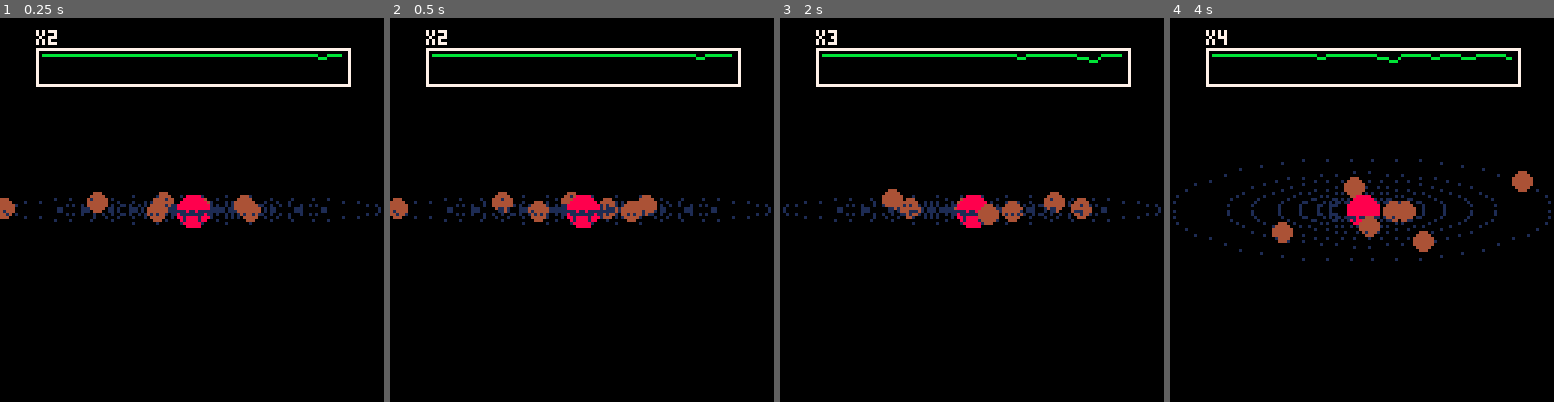
Above: before the commit, frames 1-4 (left to right).
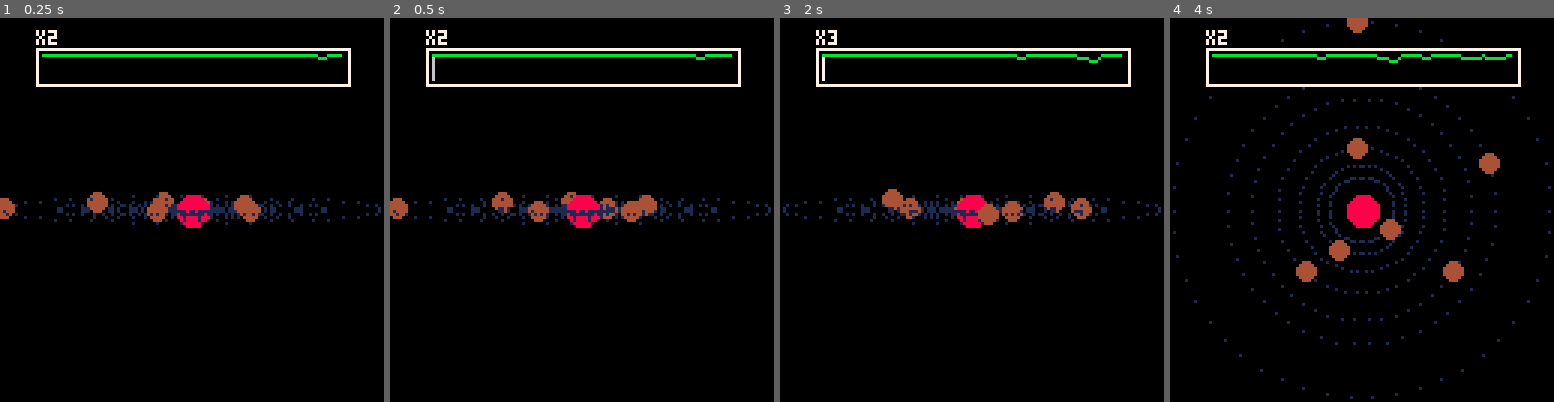
Above: after the commit, the same moments.

Repository: asophila/pico8games
Game: PICO-8 cartridge trappist.p8
Same seed, same stepped clock (60 frames per second), same inputs: the game is played once before the commit and once after it.
Inputs:
- Up to frame 1 (0.25 s): no input
- Up to frame 2 (0.5 s): tap X (X key) at 0.33 s
- Up to frame 3 (2 s): tap X (X key) at 1.07, 1.85 s; hold Right from 1.6 s (still down)
- Up to frame 4 (4 s): release Right at 2.1 s; hold Up 2.15-2.42 s; hold Right 2.47-3.03 s; tap X (X key) at 2.97 s; hold Left 3.08-3.58 s; hold Down 3.63-3.97 s

Frame 1 is identical in both runs. In frame 2, less than 0.1% of the frame differs, in the area x 10-12%, y 10-17%; in frame 3, less than 0.1%; in frame 4, 6.5%, in the area x 0-100%, y 0-100%.

Commit message:
Ruler offset

Diff:
--- a/trappist.p8
+++ b/trappist.p8
@@ -26,7 +26,8 @@
 star_radius=5
 bright=100
 bright_log={}
-
+ruler_offset=14
+ruler_gap=0
 pause=false
 
 function _init()
@@ -36,38 +37,67 @@
   end
 end
 
+function update_pause()
+ if btnp(1) then
+   ruler_offset+=1
+   if ruler_offset>100 then
+     ruler_offset=100
+   end
+ end
+ if btnp(0) then
+   ruler_offset-=1
+   if ruler_offset<14 then
+     ruler_offset=14
+   end
+ end
+ if btn(3) then
+   ruler_gap+=1
+   if ruler_offset+ruler_gap>100 then
+     ruler_gap-=1
+   end
+ end
+ if btn(2) then
+   ruler_gap-=1
+   if ruler_gap<0 then
+     ruler_gap=0
+   end
+ end
+end
+
+function update_telescope()
+ if btnp(0) then
+   speed+=1
+   if speed>9 then
+     speed=9
+   end
+ end
+ if btnp(1) then
+   speed-=1
+   if speed<1 then
+     speed=1
+   end
+ end
+ if btn(3) then
+   offy+=0.1
+   if offy>1 then
+   		offy=1
+   end
+ end
+ if btn(2) then
+   offy-=0.1
+   if offy<-1 then
+     offy=-1
+   end
+ end
+end
+
 function _update()
  if not pause then
    rtc=rtc+1
    log_bright(get_brightness())
- end
-
- if btnp(0) then
-   speed+=1
-   if speed>9 then
-     speed=9
-   end
- end
-
- if btnp(1) then
-   speed-=1
-   if speed<1 then
-     speed=1
-   end
- end
-
- if btn(3) then
-   offy+=0.1
-   if offy>1 then
-   		offy=1
-   end
- end
-
- if btn(2) then
-   offy-=0.1
-   if offy<-1 then
-     offy=-1
-   end
+   update_telescope()
+ else
+   update_pause()
  end
 
  if btnp(5) then
@@ -118,7 +148,12 @@
 
 function draw_ruler()
   local py=10
-  line(ruler_x,py+3,ruler_x,py+10,11)
+  local off=0
+  line(ruler_offset,py+3,ruler_offset,py+10,flr(rnd(2))+6)
+ -- while off<100 do
+--    line(ruler_x,py+3,ruler_x,py+10,11)
+ --   off+=1
+ -- end
 end
 
 function draw_star()
@@ -171,6 +206,9 @@
     draw_planet(k,v.dist,1)
   end
   draw_bright_log()
+  if pause then
+    draw_ruler()
+  end
 end
 
 
